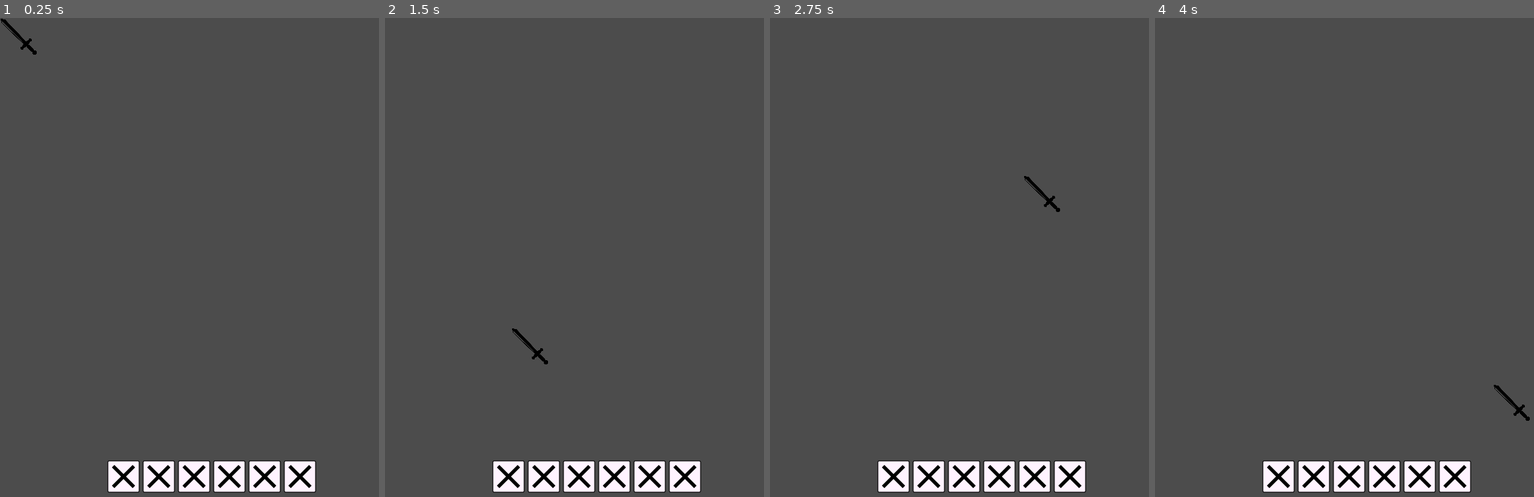
Above: before the commit, frames 1-4 (left to right).
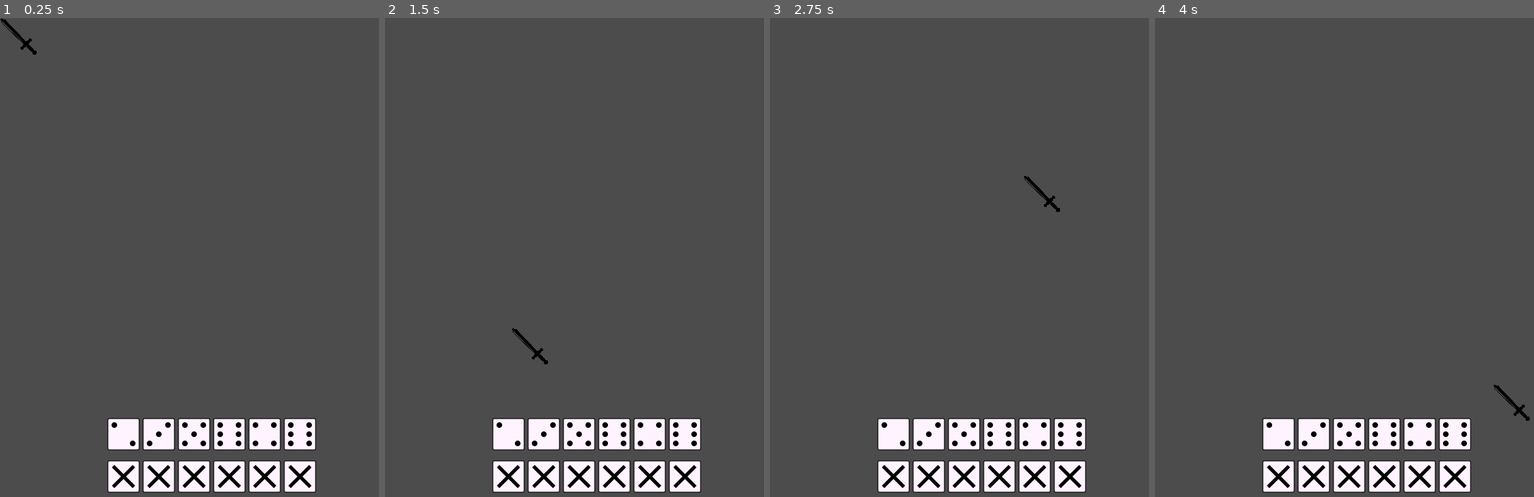
Above: after the commit, the same moments.

Repository: mraich/lantern
Game: Godot game, scene res://scenes/world.tscn
The game is run twice, just before and just after one commit, with the same random seed, the same clock (stepped at 60 frames per second) and the same inputs.
Inputs (mouse positions are in pixels of both pictures, inside the frame that each line leads up to):
- Up to frame 1 (0.25 s): no input
- Up to frame 2 (1.5 s): tap Enter at 0.5 s; move the mouse to (688, 271) at 0.52 s; hold Right mouse button (right_click) 0.53-1.28 s; click (688, 271) at 0.67 s; tap Space at 1.25 s; move the mouse to (513, 329) at 1.27 s; right-click (513, 329) at 1.35 s; click (513, 329) at 1.42 s
- Up to frame 3 (2.75 s): tap Enter at 2 s; move the mouse to (1023, 176) at 2.02 s; hold Right mouse button (right_click) from 2.03 s (still down); click (1023, 176) at 2.17 s
- Up to frame 4 (4 s): tap Space at 2.75 s; move the mouse to (1344, 410) at 2.77 s; release Right mouse button (right_click) at 2.78 s; right-click (1344, 410) at 2.85 s; click (1344, 410) at 2.92 s; tap Enter at 3.5 s; move the mouse to (1492, 386) at 3.52 s; hold Right mouse button (right_click) from 3.53 s (still down); click (1492, 386) at 3.67 s

The runs differ from the first frame. In frame 1, 3.4% of the frame differs, in the area x 28-84%, y 83-91%; in frame 2, 3.4%; in frame 3, 3.4%; in frame 4, 3.4%.

Commit message:
World:: A DiceContainer használata helyett mostantól a PlayableContainer-t használjuk.

Diff:
--- a/scenes/world.tscn
+++ b/scenes/world.tscn
@@ -1,18 +1,18 @@
 [gd_scene load_steps=5 format=2]
 
 [ext_resource path="res://scripts/world.gd" type="Script" id=1]
-[ext_resource path="res://scenes/container/dice_container.tscn" type="PackedScene" id=2]
+[ext_resource path="res://scenes/container/playable_container.tscn" type="PackedScene" id=2]
 [ext_resource path="res://scenes/container/puzzle_container.tscn" type="PackedScene" id=3]
 [ext_resource path="res://scenes/cursor/cursor.tscn" type="PackedScene" id=4]
 
 [node name="world" type="Node2D"]
 script = ExtResource( 1 )
 
-[node name="dice_container" parent="." instance=ExtResource( 2 )]
-margin_left = 200.0
-margin_top = 100.0
-margin_right = 200.0
-margin_bottom = 100.0
+[node name="playable_container" parent="." instance=ExtResource( 2 )]
+margin_left = 300.0
+margin_top = 540.0
+margin_right = 300.0
+margin_bottom = 540.0
 
 [node name="puzzle_container" parent="." instance=ExtResource( 3 )]
 margin_left = 300.0
--- a/scripts/world.gd
+++ b/scripts/world.gd
@@ -6,7 +6,7 @@
 onready var cursor = get_node("cursor")
 
 # Finding the dice container in the tree of the world.
-onready var dice_container = get_node("dice_container")
+onready var playable_container = get_node("playable_container")
 
 func _ready():
 	# Connecting the state change of the cursor.
@@ -24,5 +24,5 @@
 
 # On cursor state change.
 func _on_cursor_state_changed(state):
-	dice_container.set_dice_action(state)
+	playable_container.set_dice_action(state)
 	pass
